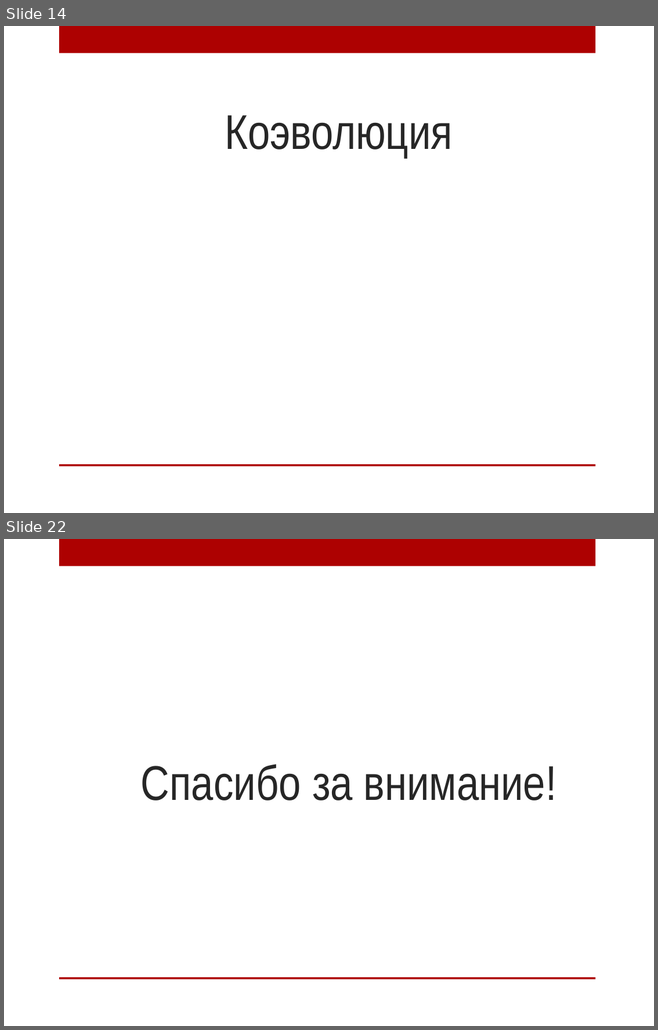
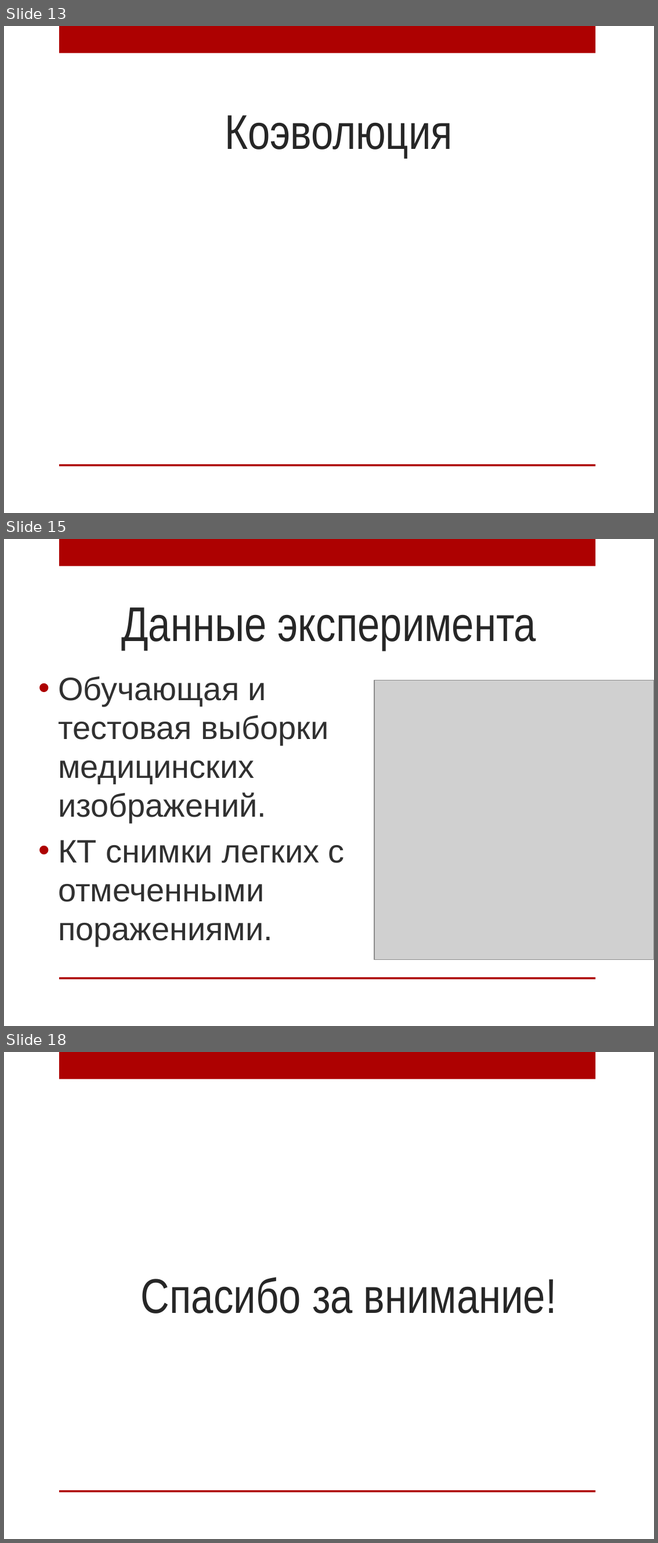
Before and after one commit to AnnaIbakaeva/Genetic, a slide deck: Диплом/Магистратура.pptx. Shown one above the other, each under a label of ours: slides 14 and 22 before the commit, slides 13, 15 and 18 after it; the slides between them are not shown. The pictures are 658x1030 and 658x1543 pixels, drawn with LibreOffice and Linux fonts; fonts in the diff are those of the drawing; grey boxes stand for pictures; background and template pictures are left out. Boxes give left, top, right and bottom in pixels: in the first picture for what was removed or moved away, otherwise in the second. Text is boxed around its words. In the diff, an @@ line names an element or a change of style, - is before the commit and + after.

```diff
--- a/Диплом/Магистратура.pptx
+++ b/Диплом/Магистратура.pptx
@@ slide 15 added at box(4, 539, 654, 1026), background picture (left out); not listed: 2 template elements that a slide beside it also shows @@
@@ title added at box(121, 607, 536, 650), 54 pt, text #262626 @@
+Данные эксперимента
@@ text added at box(58, 676, 344, 946), 36 pt, text #303030 @@
+• Обучающая и тестовая выборки медицинских изображений.
+• КТ снимки легких с отмеченными поражениями.
@@ picture added at box(374, 681, 654, 960) @@
@@ what was slide 14 is now slide 13 @@
@@ what was slide 22 is now slide 18 @@
```
Also in this commit, not shown: 3 slides changed, 2 other slides added, 7 slides removed, 2 other files.
